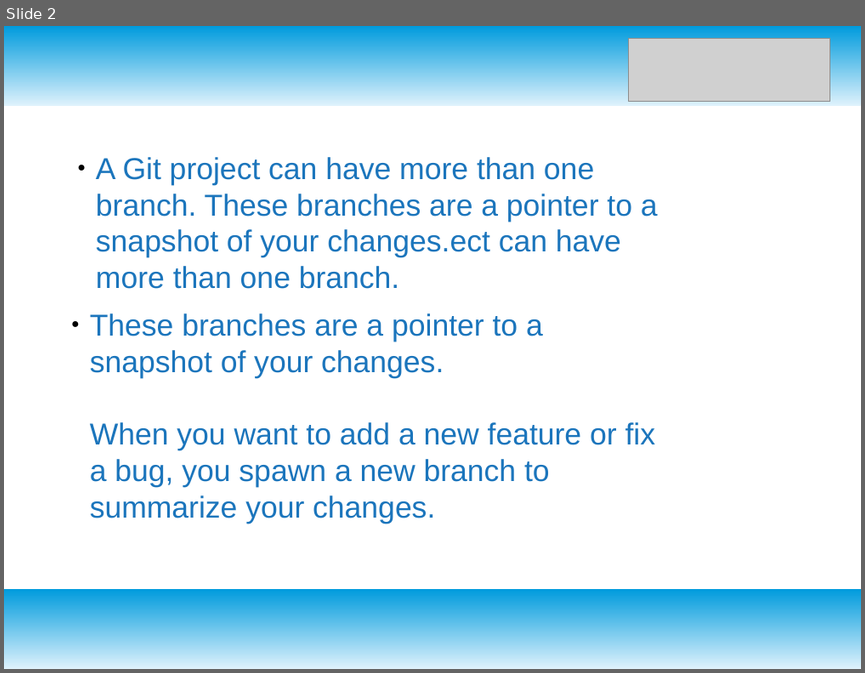
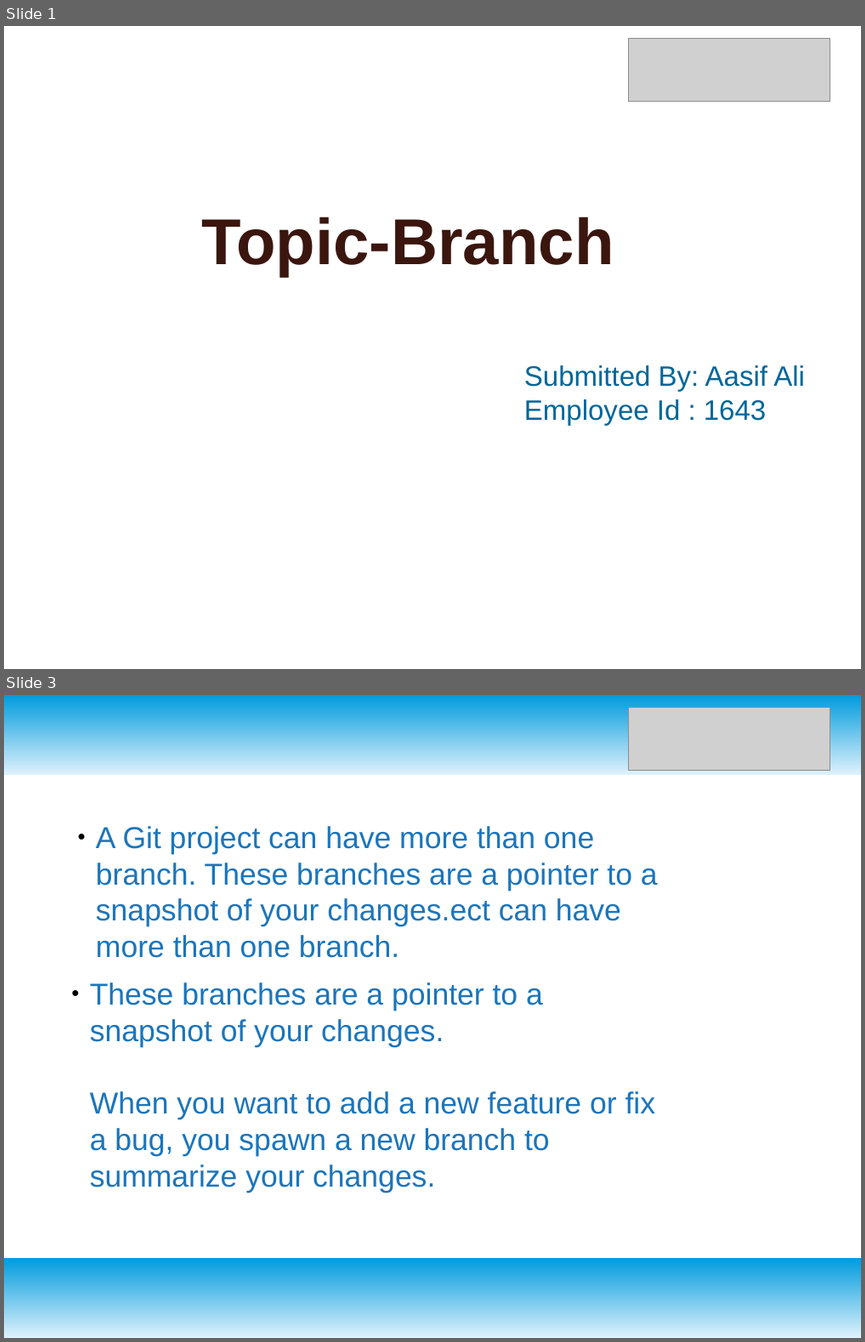
Before and after one commit to Aasifali1/git-assignment, a slide deck: GitAssignment.odp. Shown one above the other, each under a label of ours: slide 2 before the commit, slides 1 and 3 after it; the slides between them are not shown. The pictures are 865x673 and 865x1342 pixels, drawn with LibreOffice and Linux fonts; fonts in the diff are those of the drawing; grey boxes stand for pictures; background and template pictures are left out. Boxes give left, top, right and bottom in pixels: in the first picture for what was removed or moved away, otherwise in the second. Text is boxed around its words. In the diff, an @@ line names an element or a change of style, - is before the commit and + after.

```diff
--- a/GitAssignment.odp
+++ b/GitAssignment.odp
@@ slide 1 added at box(4, 26, 861, 669), background #FFFFFF @@
@@ picture added at box(629, 39, 830, 102) @@
@@ title added at box(201, 216, 613, 277), 60 pt, text #3B160E, bold @@
+Topic-Branch
@@ title added at box(524, 365, 805, 425), 26 pt, text #006699 @@
+Submitted By: Aasif Ali
+Employee Id : 1643
@@ what was slide 2 is now slide 3 @@
```
Also in this commit, not shown: 1 slide changed, 1 other file.
